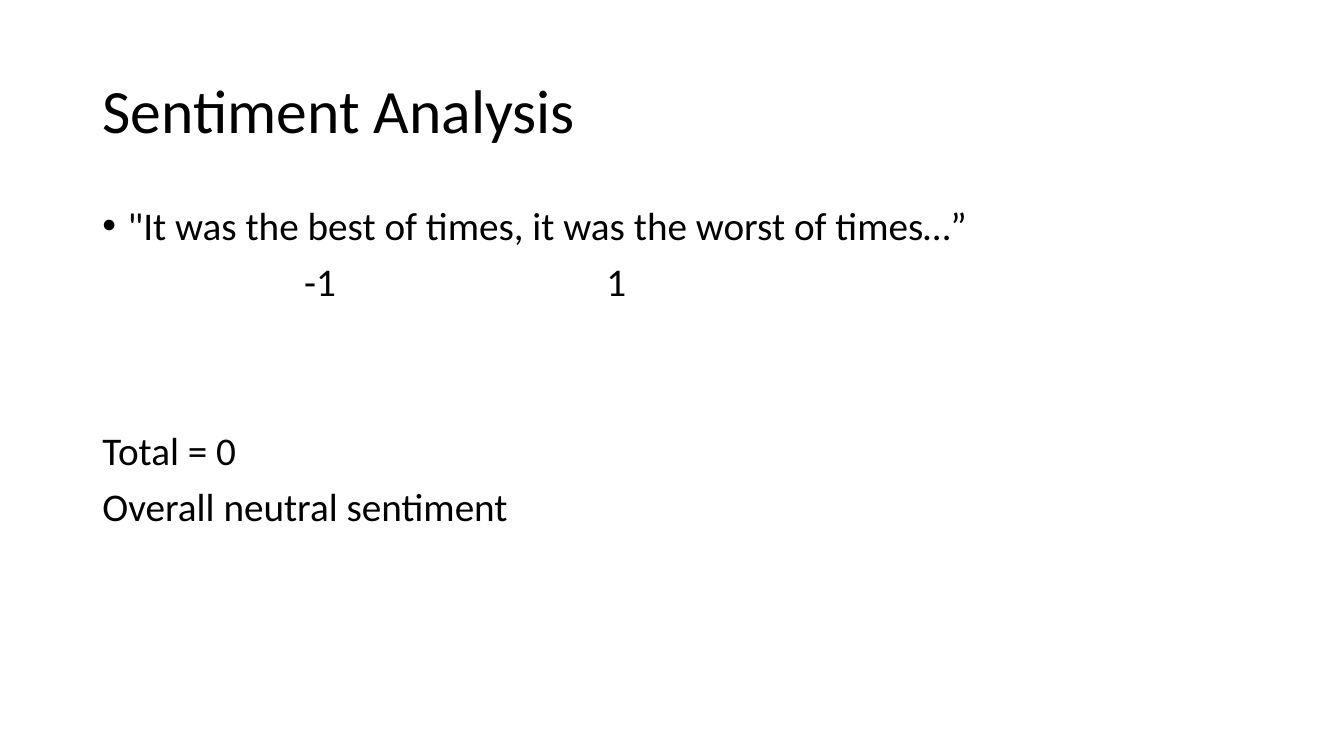
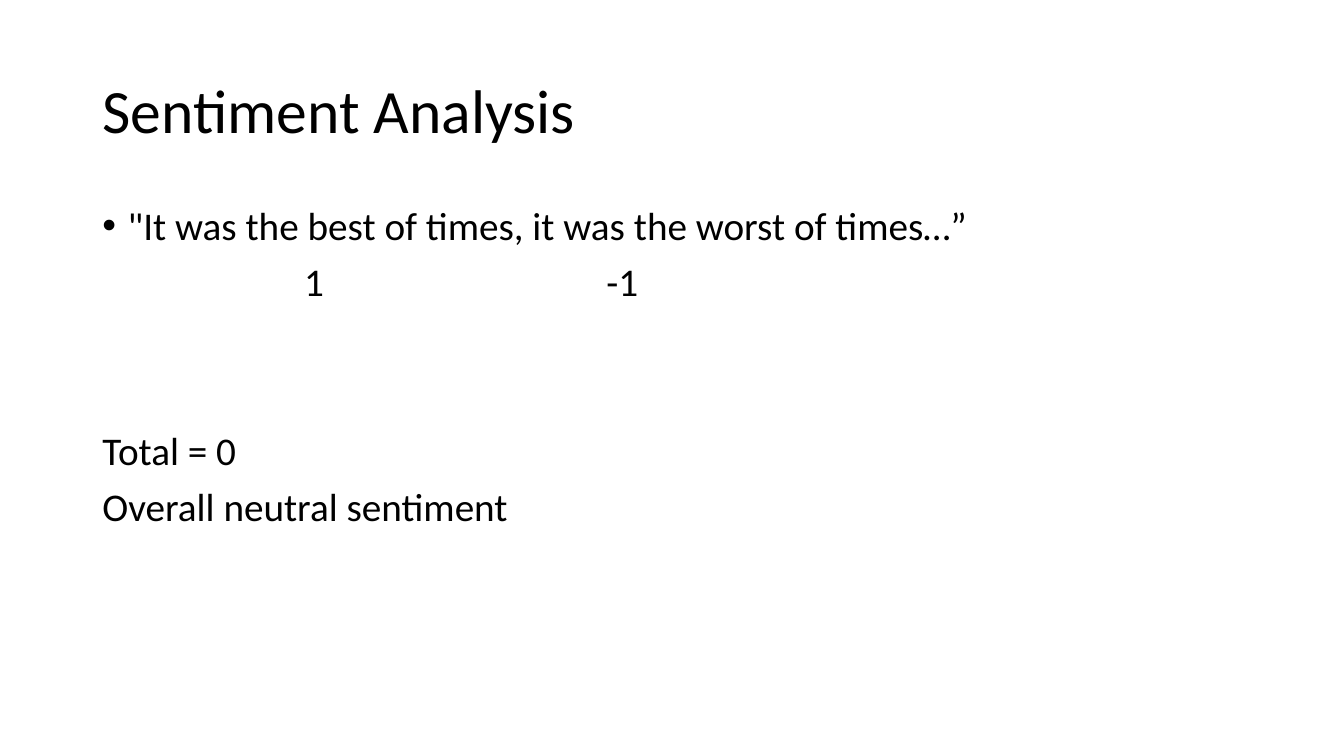
Before and after one commit to scholarslab/praxis, a slide deck: slide 14 of assets/workshop-on-workshops/workshop-on-workshops.pptx. Drawn at 1344x756 pixels with LibreOffice and Linux fonts; fonts in the diff are those of the drawing. Boxes give left, top, right and bottom in pixels: in the first picture for what was removed or moved away, otherwise in the second. Text is boxed around its words. In the diff, an @@ line names an element or a change of style, - is before the commit and + after.

```diff
--- a/assets/workshop-on-workshops/workshop-on-workshops.pptx
+++ b/assets/workshop-on-workshops/workshop-on-workshops.pptx
@@ text at box(304, 270, 638, 296): text changed @@
--1 1
+1 -1
```
Also in this commit, not shown: 1 other slide changed.
